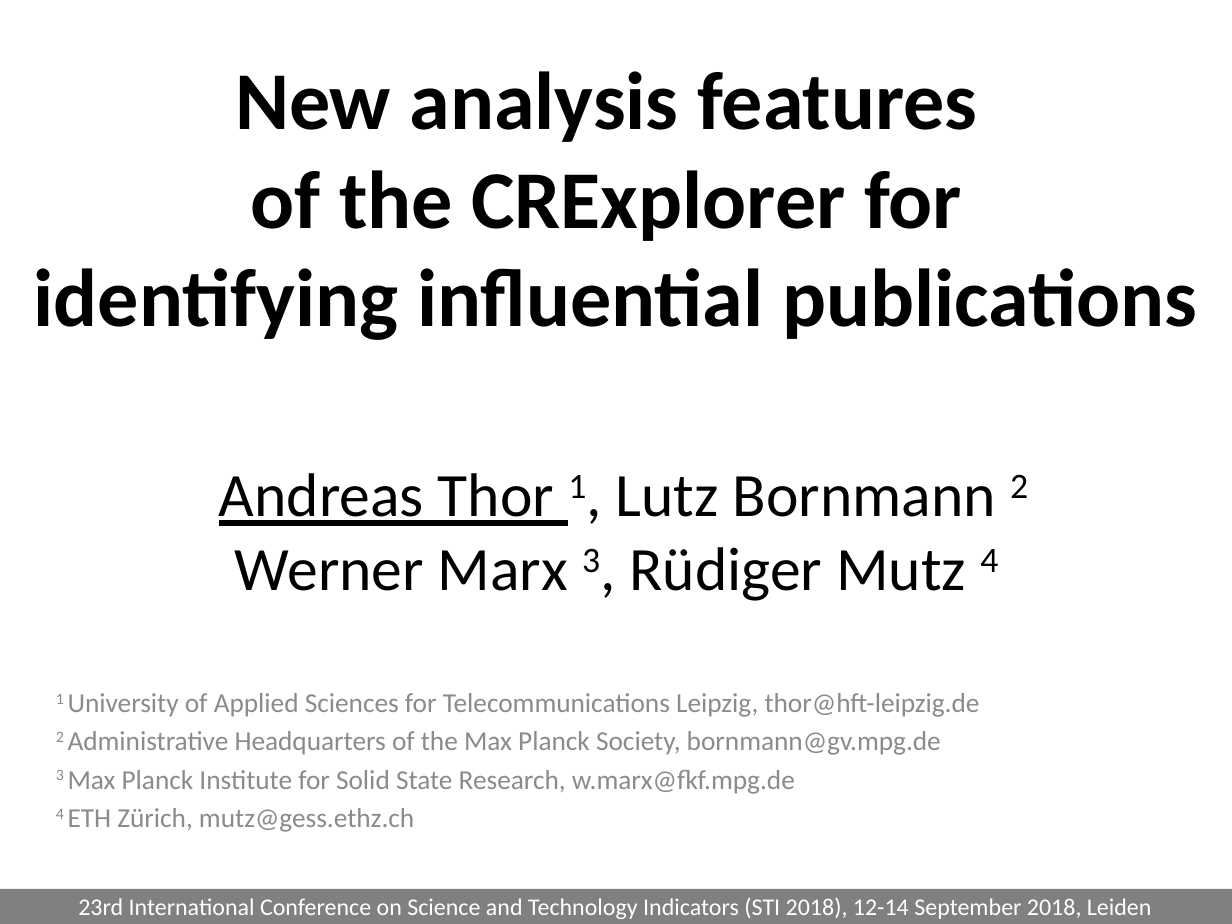
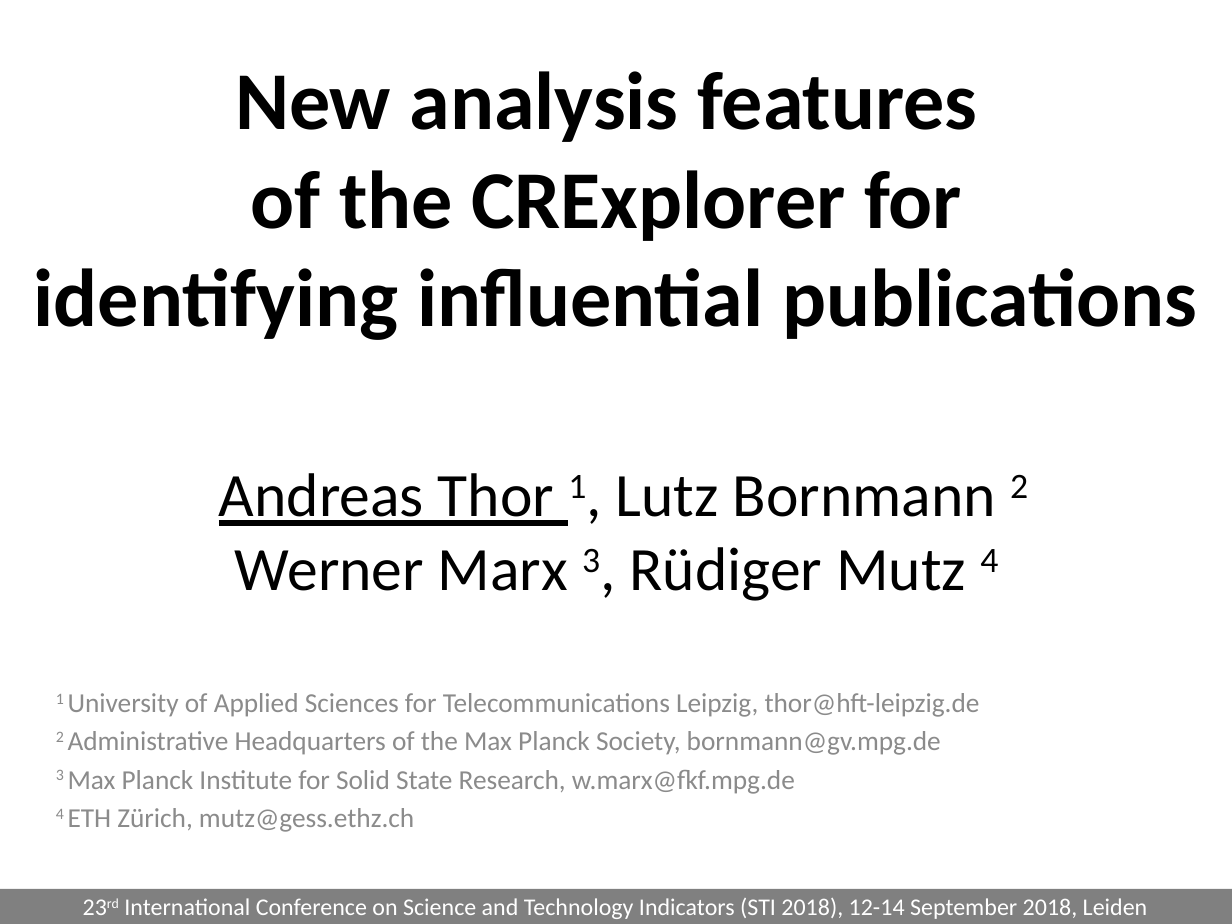
Before and after one commit to andreas-thor/cre, a slide deck: slide 1 of docs/slides/cre_overview.pptx. Drawn at 1232x924 pixels with LibreOffice and Linux fonts; fonts in the diff are those of the drawing. Boxes give left, top, right and bottom in pixels: in the first picture for what was removed or moved away, otherwise in the second. Text is boxed around its words. In the diff, an @@ line names an element or a change of style, - is before the commit and + after.

Commit message:
slides update 2

```diff
--- a/docs/slides/cre_overview.pptx
+++ b/docs/slides/cre_overview.pptx
@@ rectangle "23rd International Conference on Science ..." at <box>0,888,1232,924</box>: now superscript in "23rd" @@
```
Also in this commit, not shown: 1 other file.
